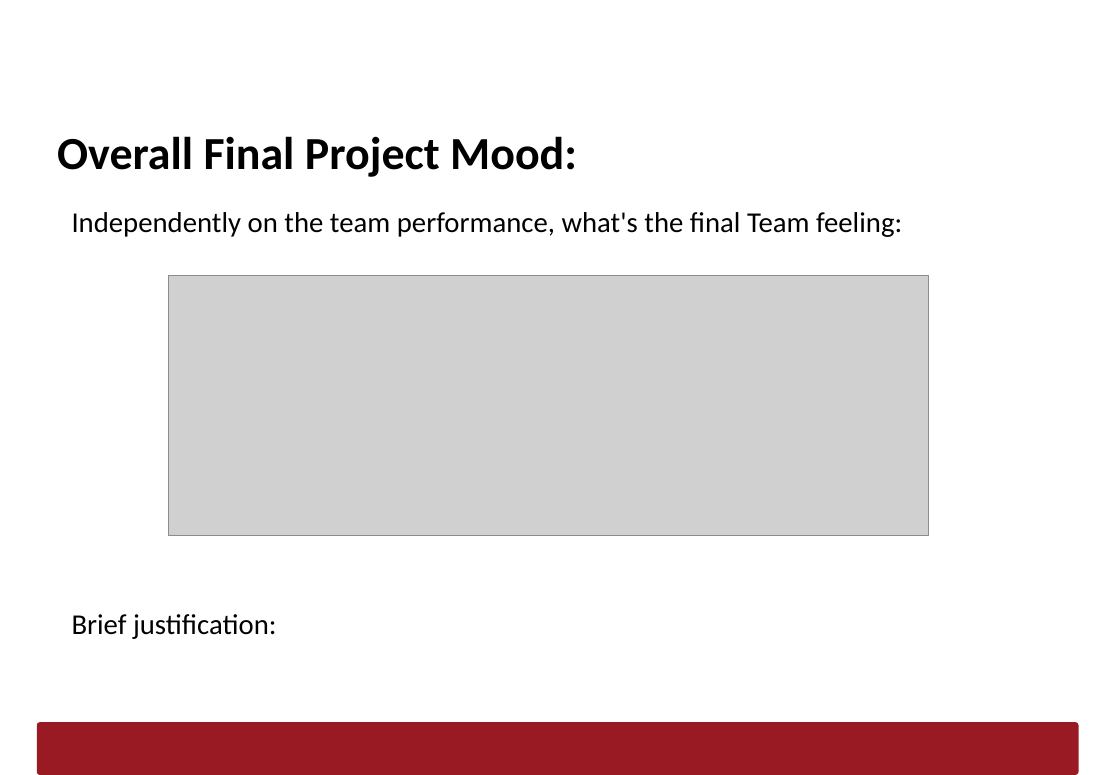
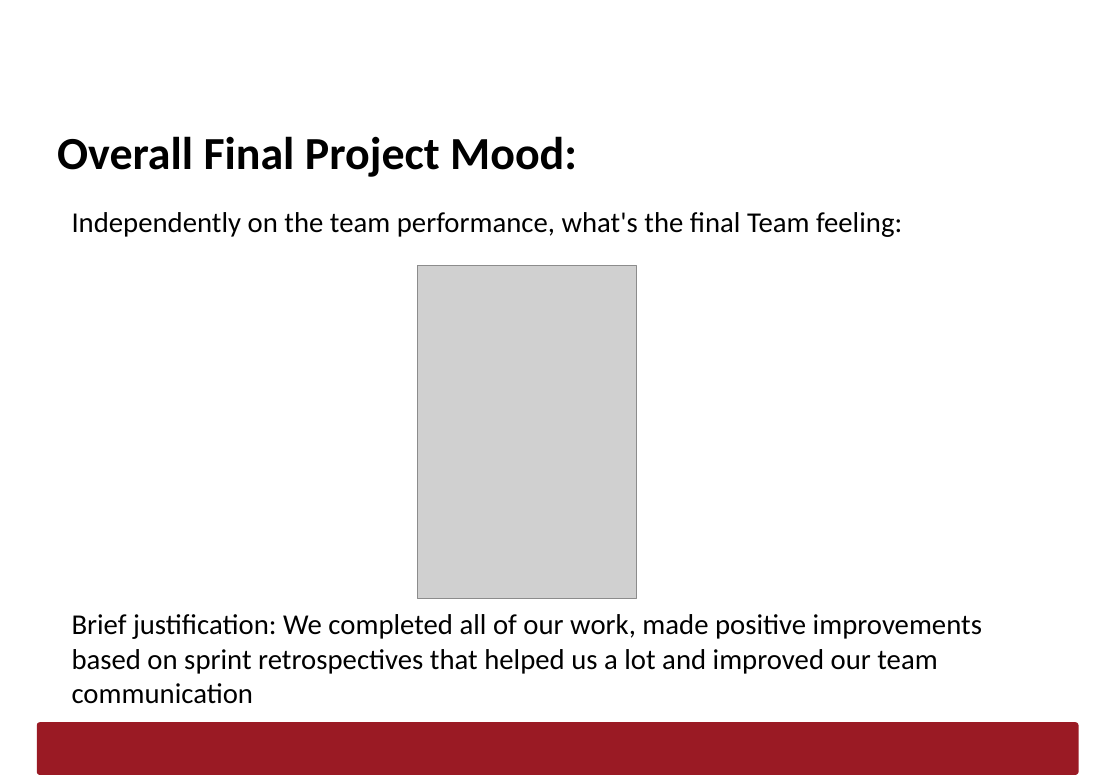
Before and after one commit to AfonsoMachado1892/Logistics-on-Rails, a slide deck: slide 16 of Scrum/sprint3/Report/LAPR3-Report-Sprint3_G092.pptx. Drawn at 1120x775 pixels with LibreOffice and Linux fonts; fonts in the diff are those of the drawing; grey boxes stand for pictures; background and template pictures are left out. Boxes give left, top, right and bottom in pixels: in the first picture for what was removed or moved away, otherwise in the second. Text is boxed around its words. In the diff, an @@ line names an element or a change of style, - is before the commit and + after.

Commit message:
[PROJECT REPORT]: Finished Report

```diff
--- a/Scrum/sprint3/Report/LAPR3-Report-Sprint3_G092.pptx
+++ b/Scrum/sprint3/Report/LAPR3-Report-Sprint3_G092.pptx
@@ picture: place and size @@
-picture at [169, 276, 930, 537]
+picture at [418, 266, 637, 600]
@@ text at [72, 614, 982, 704]: text changed @@
-Brief justification:
+Brief justification: We completed all of our work, made positive improvements based on sprint retrospectives that helped us a lot and improved our team communication
```
Also in this commit, not shown: 4 other slides changed.
